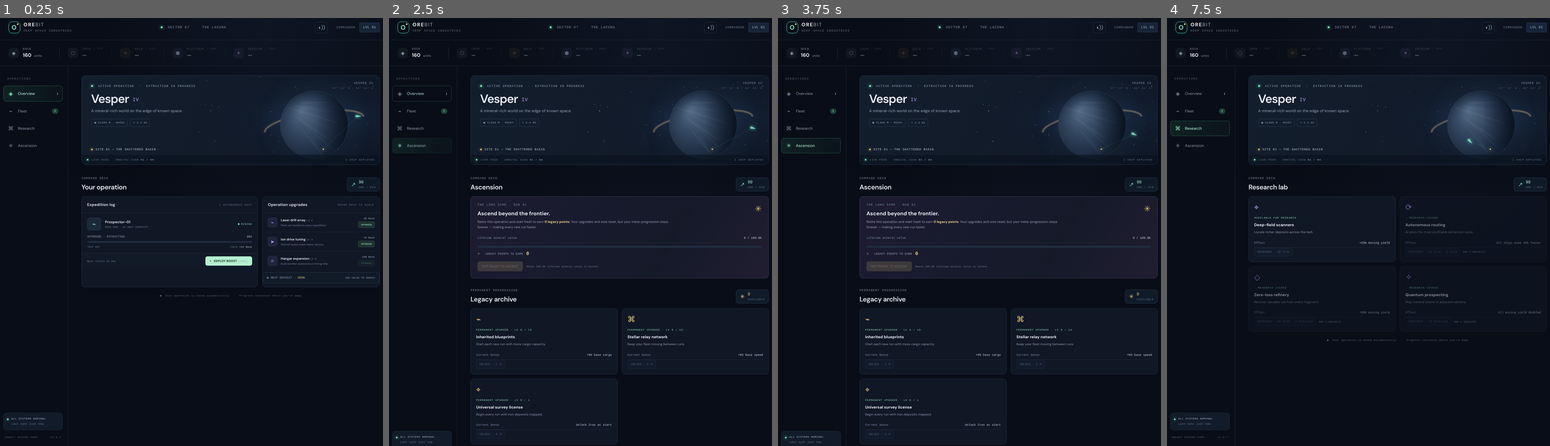
Above: before the commit, frames 1-4 (left to right).
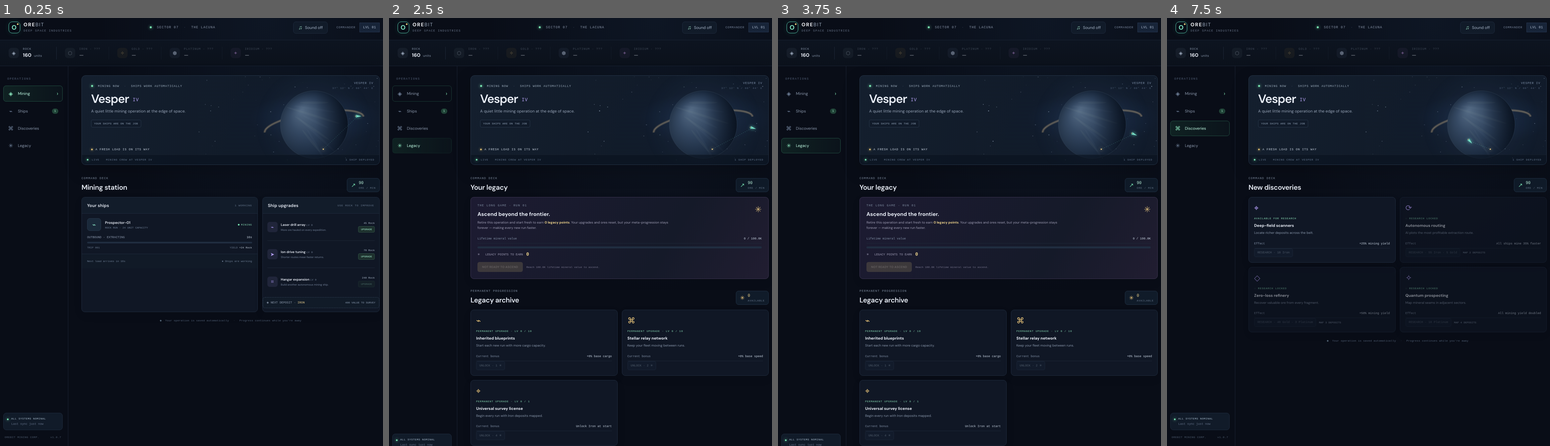
Above: after the commit, the same moments.

Repository: HecxaMera/PlayGround
Game: browser game, page index.html
Same seed, same stepped clock (60 frames per second), same inputs: the game is played once before the commit and once after it.
Inputs (mouse positions are in pixels of both pictures, inside the frame that each line leads up to; where the layout moved, square brackets give the same spot in the first picture):
- Up to frame 1 (0.25 s): no input
- Up to frame 2 (2.5 s): click (618, 253) [618, 240] at 1.27 s; click "O OREBIT DEEP SPACE INDUSTRIES" at 1.87 s; click "◈ Overview ›" (after the commit: "◈ Mining ›") at 2.02 s; click "✳ Ascension" (after the commit: "✳ Legacy") at 2.47 s
- Up to frame 3 (3.75 s): click (1007, 253) at 3.07 s; click "Retire this operation and sta…" at 3.27 s; click (1007, 214) at 3.67 s
- Up to frame 4 (7.5 s): click (1339, 266) at 4.27 s; click (1530, 296) at 4.52 s; click (1396, 296) at 4.87 s; click (1396, 240) at 5.47 s; click (1396, 249) [1396, 244] at 6.07 s; click (1274, 296) [1270, 296] at 6.67 s; click (1396, 206) at 7.02 s; click "⌘ Research" (after the commit: "⌘ Discoveries") at 7.27 s

The runs differ from the first frame. In frame 1, 2.4% of the frame differs, in the area x 4-100%, y 0-72%; in frame 2, 2.6%, in the area x 0-100%, y 0-100%; in frame 3, 2.6%; in frame 4, 1.5%.

Commit message:
Save source and v2 conversation for issue #1
Run: 42633428352
Generation: 42633428352-1794237221336

Diff:
--- a/game.js
+++ b/game.js
@@ -1,5 +1,11 @@
 (() => {
   'use strict';
+  let audioContext=null, soundEnabled=false, musicTimer=null, musicStep=0;
+  const melody=[261.63,329.63,392,329.63,293.66,349.23,440,349.23,261.63,329.63,392,493.88,293.66,349.23,440,392];
+  function getAudio(){if(!audioContext){const Audio=window.AudioContext||window.webkitAudioContext;if(!Audio)return null;audioContext=new Audio();}return audioContext;}
+  function tone(frequency,duration,volume=.025,wave='sine',delay=0){const audio=getAudio();if(!audio)return;const start=audio.currentTime+delay,osc=audio.createOscillator(),gain=audio.createGain();osc.type=wave;osc.frequency.setValueAtTime(frequency,start);gain.gain.setValueAtTime(.0001,start);gain.gain.exponentialRampToValueAtTime(volume,start+.025);gain.gain.exponentialRampToValueAtTime(.0001,start+duration);osc.connect(gain);gain.connect(audio.destination);osc.start(start);osc.stop(start+duration+.03);}
+  function musicTick(){if(!soundEnabled)return;const note=melody[musicStep%melody.length];tone(note,.42,.018,'triangle');if(musicStep%4===0)tone(note/2,1.8,.012,'sine');if(musicStep%8===0){const chords=[[130.81,164.81,196],[110,130.81,164.81],[87.31,110,130.81],[98,123.47,146.83]],chord=chords[Math.floor(musicStep/8)%chords.length];chord.forEach((f,i)=>tone(f,2.4,.006,'sine',i*.018));}musicStep++;}
+  function soundEffect(kind){if(!soundEnabled)return;if(kind==='mine'){tone(659.25,.12,.045,'sine');tone(987.77,.25,.035,'sine',.075);}else if(kind==='upgrade'){[440,554.37,659.25].forEach((f,i)=>tone(f,.18,.035,'triangle',i*.07));}else if(kind==='prestige'){[392,493.88,587.33,783.99].forEach((f,i)=>tone(f,.32,.035,'sine',i*.12));}}
   const RESOURCES = [
     {id:'rock',name:'Rock',symbol:'◈',color:'rock',value:1,unlock:0},
     {id:'iron',name:'Iron',symbol:'⬡',color:'iron',value:4,unlock:400},
@@ -40,7 +46,7 @@
   };
   const countValue=()=>state.lifetimeValue;
   function chooseResource(ship){const list=RESOURCES.filter(r=>state.unlocked.includes(r.id));return list[ship.trips%list.length];}
-  function completeTrip(ship){const r=chooseResource(ship);let amount=cargoFor();if(state.upgrades.drill>0)amount+=state.upgrades.drill*3;state.resources[r.id]+=amount;state.totalMined+=amount;state.lifetimeValue+=amount*r.value;ship.trips++;upgradeUnlocks();}
+  function completeTrip(ship){const r=chooseResource(ship);let amount=cargoFor();if(state.upgrades.drill>0)amount+=state.upgrades.drill*3;state.resources[r.id]+=amount;state.totalMined+=amount;state.lifetimeValue+=amount*r.value;ship.trips++;upgradeUnlocks();soundEffect('mine');}
   function advance(seconds){let remain=seconds;for(let s of state.ships){s.progress=(s.progress||0);let period=elapsedFor();s.progress+=remain/period;let loops=0;while(s.progress>=1&&loops++<10000){s.progress--;completeTrip(s);period=elapsedFor();}}
     state.level=1+Math.floor(Math.log10(1+state.lifetimeValue/80));state.last=Date.now();}
   if(state.last){const away=Math.min(28800,Math.max(0,(Date.now()-state.last)/1000));if(away>2)advance(away);}
@@ -55,21 +61,20 @@
   function unlockNotice(){return RESOURCES.filter(r=>!state.unlocked.includes(r.id)).slice(0,1).map(r=>`<div class="unl …(187 unchanged characters)…
   function upgradeMarkup(u){const cost=costFor(u);return `<div class="upgrade-row"><div class="upgrade-icon">${u.icon}< …(400 unchanged characters)…
   function shipMarkup(s,i){const pct=Math.min(100,s.progress*100),res=chooseResource(s);return `<div class="ship-row">< …(695 unchanged characters)…
-  function overview(){return `<div class="overview-grid"><section class="panel"><div class="panel-heading"><h3>Expedition log</h3><small>${state.ships.length} AUTONOMOUS UNIT${state.ships.length===1?'':'S'}</small></div>${state.ships.map(shipMarkup).join('')}<div class="panel-action"><span>Next return in ${fmtTime(elapsedFor()*(1-state.ships[0].progress))}</span><button data-rush>⌁ &nbsp; DEPLOY BOOST <span style="opacity:.65">(FREE)</span></button></div></section><section class="panel"><div class="panel-heading"><h3>Operation upgrades</h3><small>SPEND ROCK TO SCALE</small></div><div class="upgrade-list" …(82 unchanged characters)…
+  function overview(){return `<div class="overview-grid"><section class="panel"><div class="panel-heading"><h3>Your ships</h3><small>${state.ships.length} WORKING</small></div>${state.ships.map(shipMarkup).join('')}<div class="panel-action"><span>Next load arrives in ${fmtTime(elapsedFor()*(1-state.ships[0].progress))}</span><span class="online-note">● Ships are working</span></div></section><section class="panel"><div class="panel-heading"><h3>Ship upgrades</h3><small>USE ROCK TO IMPROVE</small></div><div class="upgrade-list" …(82 unchanged characters)…
   function fleetView(){return `<div class="multi-grid"><section class="panel"><div class="panel-heading"><h3>Active fle …(1358 unchanged characters)…
   function research(){return `<div class="multi-grid">${TECHS.map((t,i)=>{const done=state.tech.includes(t.id),locked=s …(671 unchanged characters)…
   function prestige(){const target=100000, progress=Math.min(100,state.lifetimeValue/target*100),points=Math.floor(Math …(2173 unchanged characters)…
-  function render(){renderResources();document.getElementByI …(600 unchanged characters)… d('view-title').textContent=({overview:'Your operation',fleet:'Fleet command',research:'Research lab',prestige:'Ascension'})[activeView];view.innerHTML=({overview,fleet:fleetView,research,prestige})[activeView]();}
+  function render(){renderResources();document.getElementByI …(600 unchanged characters)… d('view-title').textContent=({overview:'Mining station',fleet:'Your ships',research:'New discoveries',prestige:'Your legacy'})[activeView];view.innerHTML=({overview,fleet:fleetView,research,prestige})[activeView]();}
   view.addEventListener('click',e=>{const button=e.target.closest('button');if(!button)return;
-    if(button.dataset.buyUpgrade){const u=UPGRADES.find(x=>x …(391 unchanged characters)… ded to level ${state.upgrades[u.id]}.`);}
-    if(button.dataset.tech){const t=TECHS.find(x=>x.id===button.dataset.tech);if(state.tech.includes(t.id)||!pay(t.cost))return;state.tech.push(t.id);notify(`${t.name} research complete.`);}
-    if(button.dataset.meta){const m=META.find(x=>x.id===button.dataset.meta);if(state.meta[m.id]>=m.max||state.metaPoints<m.cost)return;state.metaPoints-=m.cost;state.meta[m.id]++;notify(`${m.name} added to your legacy.`);}
-    if(button.hasAttribute('data-rush')){const ship=state.ships[0];ship.progress=Math.min(.99,ship.progress+.22);notify('Boost applied — ship pushed closer to home.');}
+    if(button.dataset.buyUpgrade){const u=UPGRADES.find(x=>x …(391 unchanged characters)… ded to level ${state.upgrades[u.id]}.`);soundEffect('upgrade');}
+    if(button.dataset.tech){const t=TECHS.find(x=>x.id===button.dataset.tech);if(state.tech.includes(t.id)||!pay(t.cost))return;state.tech.push(t.id);notify(`${t.name} research complete.`);soundEffect('upgrade');}
+    if(button.dataset.meta){const m=META.find(x=>x.id===button.dataset.meta);if(state.meta[m.id]>=m.max||state.metaPoints<m.cost)return;state.metaPoints-=m.cost;state.meta[m.id]++;notify(`${m.name} added to your legacy.`);soundEffect('upgrade');}
     if(button.hasAttribute('data-prestige'))doPrestige();save();render();
   });
   document.querySelectorAll('.nav-item').forEach(button=>button.addEventListener('click',()=>{activeView=button.dataset.view;document.querySelectorAll('.nav-item').forEach(b=>b.classList.toggle('active',b===button));render();}));
-  function doPrestige(){const points=Math.floor(Math.sqrt(Math.max(0,state.lifetimeValue/100000)));if(points<1)return;const keep={metaPoints:state.metaPoints+ …(466 unchanged characters)…
-  document.getElementById('sound-toggle').addEventListener('click',e=>{e.currentTarget.textContent=e.currentTarget.textContent==='◖))'?'◖··':'◖))';notify(e.currentTarget.textContent==='◖))'?'Ambient feed enabled.':'Ambient feed muted.');});
+  function doPrestige(){const points=Math.floor(Math.sqrt(Math.max(0,state.lifetimeValue/100000)));if(points<1)return;soundEffect('prestige');const keep={metaPoints:state.metaPoints+ …(466 unchanged characters)…
+  document.getElementById('sound-toggle').addEventListener('click',async e=>{const button=e.currentTarget;soundEnabled=!soundEnabled;button.setAttribute('aria-pressed',String(soundEnabled));button.setAttribute('aria-label',soundEnabled?'Turn sound off':'Turn sound on');button.querySelector('.sound-label').textContent=soundEnabled?'Sound on':'Sound off';if(soundEnabled){const audio=getAudio();if(!audio){soundEnabled=false;button.setAttribute('aria-pressed','false');button.setAttribute('aria-label','Sound unavailable');button.querySelector('.sound-label').textContent='Unavailable';return;}await audio.resume();musicStep=0;musicTick();musicTimer=setInterval(musicTick,60000/92);notify('Chill music and mining sounds are on.');}else{clearInterval(musicTimer);musicTimer=null;if(audioContext)audioContext.suspend();notify('Sound off.');}});
   let last=performance.now(), saveCounter=0, renderCounter=0;
   function loop(now){const dt=Math.min(1,(now-last)/1000);last=now;if(dt>0){advance(dt);saveCounter+=dt;renderCounter+=dt;}if(renderCounter>=.25){render();renderCounter=0;}if(saveCounter>=5){save();saveCounter=0;}requestAnimationFrame(loop);}
   // Canvas illustration: a drifting planet, orbital ring, and animated mining craft.
--- a/index.html
+++ b/index.html
@@ -16,7 +16,7 @@
     <header class="topbar">
       <a class="brand" href="#overview" aria-label="Orebit home"><span class="brand-mark">O<span></span></span><span>ORE<span class="brand-light">BIT</span><small>DEEP SPACE INDUSTRIES</small></span></a>
       <div class="season"><i></i> SECTOR 07 <span>·</span> THE LACUNA</div>
-      <button class="sound-button" id="sound-toggle" aria-label="Toggle ambient effects">◖))</button>
+      <button class="sound-button" id="sound-toggle" aria-label="Turn sound on" aria-pressed="false"><span aria-hidden="true">♫</span><span class="sound-label">Sound off</span></button>
       <div class="top-level"><span>COMMANDER</span><b id="level-top">LVL 01</b></div>
     </header>
 
@@ -26,10 +26,10 @@
       <aside class="sidebar">
         <div class="nav-label">OPERATIONS</div>
         <nav class="main-nav" aria-label="Main navigation">
-          <button class="nav-item active" data-view="overview"><span class="nav-icon">◈</span><span>Overview</span><span class="nav-chevron">›</span></button>
-          <button class="nav-item" data-view="fleet"><span class="nav-icon">⌁</span><span>Fleet</span><span class="nav-badge" id="fleet-count">1</span></button>
-          <button class="nav-item" data-view="research"><span class="nav-icon">⌘</span><span>Research</span></button>
-          <button class="nav-item" data-view="prestige"><span class="nav-icon">✳</span><span>Ascension</span><span class="nav-badge amber" id="ascension-dot" hidden>!</span></button>
+          <button class="nav-item active" data-view="overview"><span class="nav-icon">◈</span><span>Mining</span><span class="nav-chevron">›</span></button>
+          <button class="nav-item" data-view="fleet"><span class="nav-icon">⌁</span><span>Ships</span><span class="nav-badge" id="fleet-count">1</span></button>
+          <button class="nav-item" data-view="research"><span class="nav-icon">⌘</span><span>Discoveries</span></button>
+          <button class="nav-item" data-view="prestige"><span class="nav-icon">✳</span><span>Legacy</span><span class="nav-badge amber" id="ascension-dot" hidden>!</span></button>
         </nav>
         <div class="sidebar-bottom">
           <div class="signal-card"><span class="signal-dot"></span><div><b>ALL SYSTEMS NOMINAL</b><small>Last sync <span id="sync-time">just now</span></small></div></div>
@@ -41,18 +41,18 @@
         <div class="mobile-heading"><span>SECTOR 07 · THE LACUNA</span><b id="mobile-level">COMMANDER · LVL 01</b></div>
         <section class="planet-card">
           <div class="planet-copy">
-            <div class="eyebrow"><span class="live-pulse"></span> ACTIVE OPERATION <span class="eyebrow-divider">/</span> <span id="planet-state">EXTRACTION IN PROGRESS</span></div>
+            <div class="eyebrow"><span class="live-pulse"></span> MINING NOW <span class="eyebrow-divider">·</span> <span id="planet-state">SHIPS WORK AUTOMATICALLY</span></div>
             <h1>Vesper <span>IV</span></h1>
-            <p class="planet-description">A mineral-rich world on the edge of known space.</p>
-            <div class="planet-tags"><span>◉ CLASS M · ROCKY</span><span>⌖ 2.4 AU</span></div>
-            <div class="site-readout"><span class="site-dot"></span><span id="site-copy">SITE 01 — THE SHATTERED BASIN</span></div>
+            <p class="planet-description">A quiet little mining operation at the edge of space.</p>
+            <div class="planet-tags"><span>YOUR SHIPS ARE ON THE JOB</span></div>
+            <div class="site-readout"><span class="site-dot"></span><span id="site-copy">A FRESH LOAD IS ON ITS WAY</span></div>
           </div>
           <div class="planet-art" aria-label="Animated ship mining a ringed planet">
             <canvas id="space-canvas"></canvas>
             <div class="canvas-label"><span>VESPER IV</span><small>37° 12′ N / 08° 44′ E</small></div>
             <div class="scanline"></div>
           </div>
-          <div class="planet-footer"><span><i class="tiny-live"></i> LIVE FEED</span><span>ORBITAL VIEW <b>01 / 04</b></span><span id="ship-count-label">1 SHIP DEPLOYED</span></div>
+          <div class="planet-footer"><span><i class="tiny-live"></i> LIVE</span><span>MINING CREW AT VESPER IV</span><span id="ship-count-label">1 SHIP DEPLOYED</span></div>
         </section>
 
         <div class="section-heading"><div><span class="eyebrow">COMMAND DECK</span><h2 id="view-title">Your operation</h2></div><div class="rate-pill"><span class="rate-icon">↗</span><span><b id="income-rate">0</b><small>ORE / MIN</small></span></div></div>
--- a/style.css
+++ b/style.css
@@ -8,3 +8,39 @@
 @media(max-width:1000px){.topbar{padding:0 25px}.resource-bar{padding:0 25px}.workspace{grid-template-columns:180px min …(183 unchanged characters)…
 @media(max-width:720px){.topbar{height:59px;padding:0 15px;gap:13px}.brand{font-size:13px}.brand-mark{width:31px;height …(2181 unchanged characters)…
 @media(max-width:380px){.resource-card{min-width:112px;padding:0 9px}.resource-label{font-size:8px}.planet-card{height:217px}.planet-copy{width:72%}.planet-art{width:71%}.planet-footer{gap:6px;font-size:6px}.planet-footer span:nth-child(2){display:none}.planet-footer span:last-child{font-size:6px}}
+
+/* Calm, readable controls and a slightly softer panel hierarchy. */
+:focus-visible{outline:2px solid var(--mint);outline-offset:3px}
+.sound-button{width:auto;min-width:104px;height:36px;padding:0 11px;display:inline-flex;align-items:center;justify-content:center;gap:8px;background:#111b29;color:#a6b5c8;font-size:12px;transition:background .18s,border-color .18s,color .18s}
+.sound-button>span:first-child{color:var(--mint);font-size:16px;line-height:1}
+.sound-button:hover,.sound-button[aria-pressed="true"]{background:#18332f;border-color:#397761;color:#d7ffec}
+.resource-bar{background:linear-gradient(180deg,#0d1420,#0b111b)}
+.resource-card{min-width:145px}
+.resource-value{font-variant-numeric:tabular-nums}
+.planet-card{border-color:#29394d;background:linear-gradient(110deg,#141f2e 0%,#111b29 53%,#101a29 100%);box-shadow:0 18px 55px #0003}
+.planet-copy .eyebrow{letter-spacing:1.05px}
+.planet-description{max-width:290px;line-height:1.6}
+.planet-tags span{background:#111b29a8}
+.section-heading h2{font-size:21px}
+.panel,.detail-card{box-shadow:0 10px 28px #00000012}
+.panel-heading{background:#121c2a}
+.panel-heading h3{font-size:13px}
+.panel-heading small{font-size:8px}
+.panel-action{min-height:44px}
+.online-note{white-space:nowrap}
+.upgrade-row{min-height:82px}
+button:not(:disabled){-webkit-tap-highlight-color:transparent}
+.nav-item,.upgrade-buy button,.primary-button{transition:background .18s,border-color .18s,transform .18s,opacity .18s}
+.nav-item:active,.upgrade-buy button:active:not(:disabled),.primary-button:active:not(:disabled){transform:translateY(1px)}
+.footer-note{padding-bottom:max(4px,env(safe-area-inset-bottom))}
+@media(max-width:720px){
+  .sound-button{min-width:92px;height:35px;padding:0 9px;font-size:11px}
+  .planet-card{box-shadow:0 12px 32px #0003}
+  .planet-copy{padding-top:19px}
+  .planet-description{max-width:190px}
+  .overview-grid,.multi-grid{grid-template-columns:minmax(0,1fr)}
+  .panel-heading{height:47px}
+  .upgrade-row{min-height:78px}
+  .footer-note{line-height:1.5}
+}
+@media(prefers-reduced-motion:reduce){*,*::before,*::after{scroll-behavior:auto!important;animation-duration:.01ms!important;animation-iteration-count:1!important;transition-duration:.01ms!important}}
Not shown, changed: .omgithub/checkpoint.json
Not shown, changed: .omgithub/conversation.json
